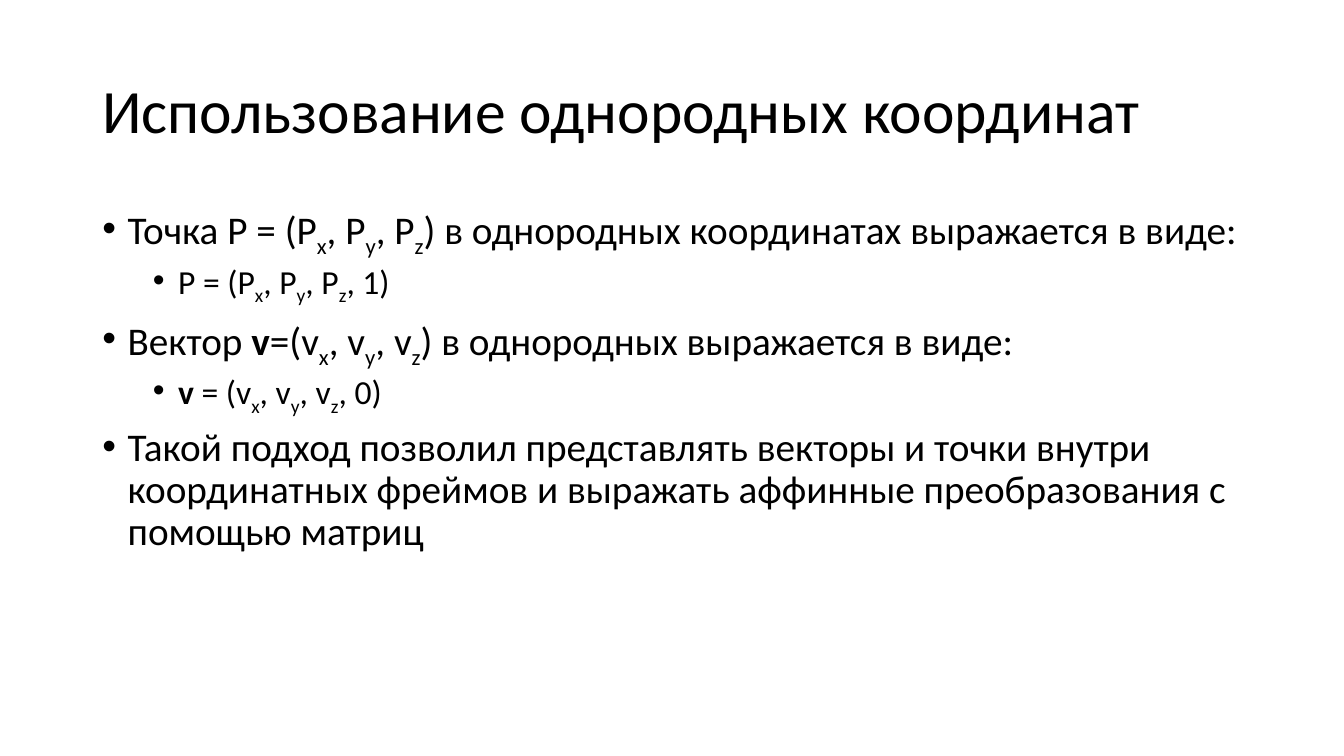
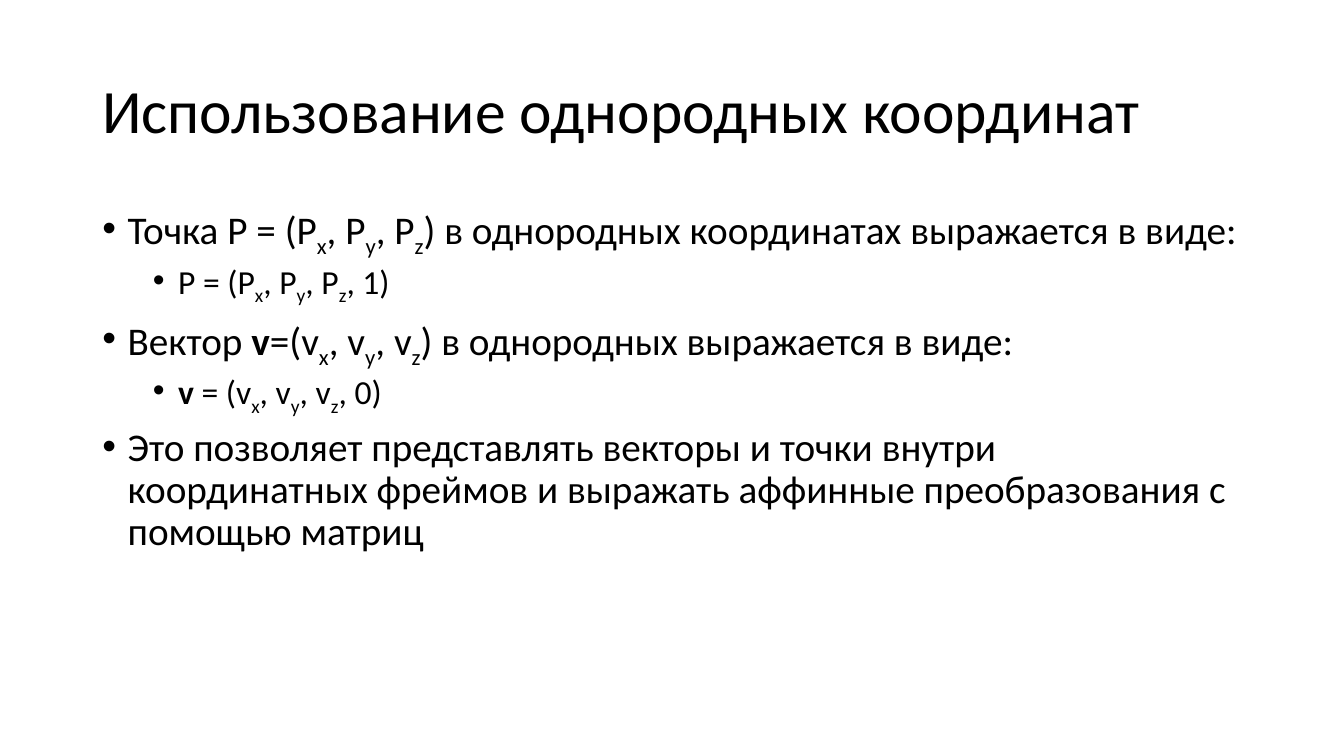
Before and after one commit to alexey-malov/cg-course, a slide deck: slide 142 of lectures/03 - Векторный анализ, трансформации и матрицы.pptx. Drawn at 1344x756 pixels with LibreOffice and Linux fonts; fonts in the diff are those of the drawing. Boxes give left, top, right and bottom in pixels: in the first picture for what was removed or moved away, otherwise in the second. Text is boxed around its words. In the diff, an @@ line names an element or a change of style, - is before the commit and + after.

```diff
--- a/lectures/03 - Векторный анализ, трансформации и матрицы.pptx
+++ b/lectures/03 - Векторный анализ, трансформации и матрицы.pptx
@@ text at bbox=[128, 435, 1226, 552]: text changed @@
-• Такой подход позволил представлять векторы и точки внутри координатных фреймов и выражать аффинные преобразования с помощью матриц
+• Это позволяет представлять векторы и точки внутри координатных фреймов и выражать аффинные преобразования с помощью матриц
```
Also in this commit, not shown: 14 other slides changed, 2 slides added, 1 other file.
